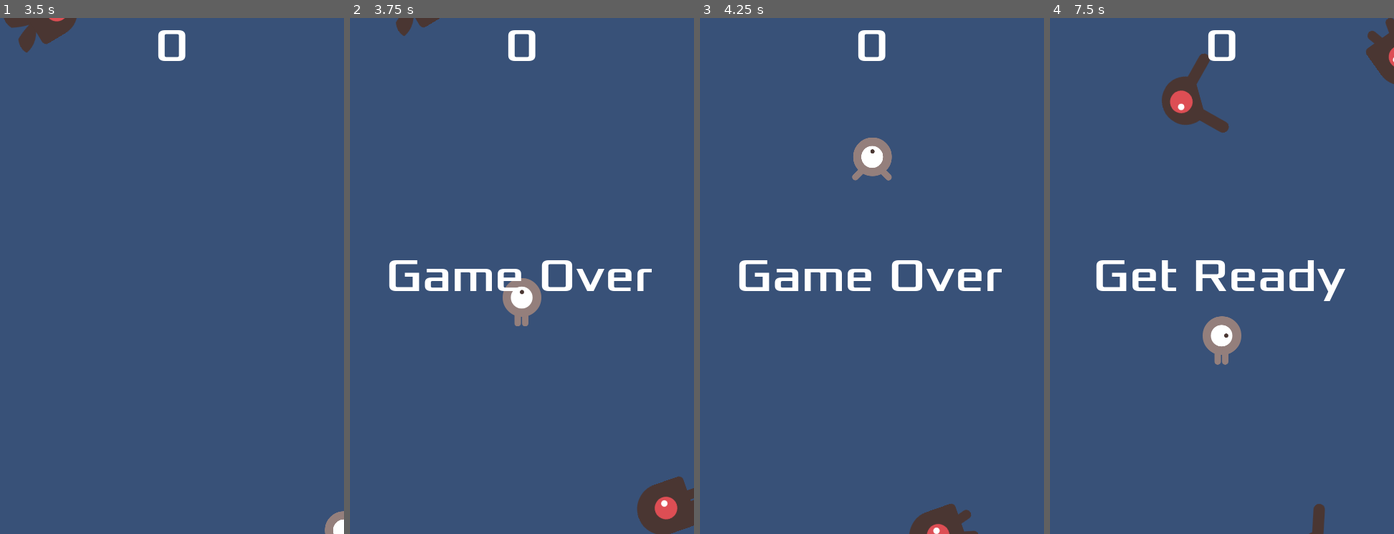
Above: before the commit, frames 1-4 (left to right).
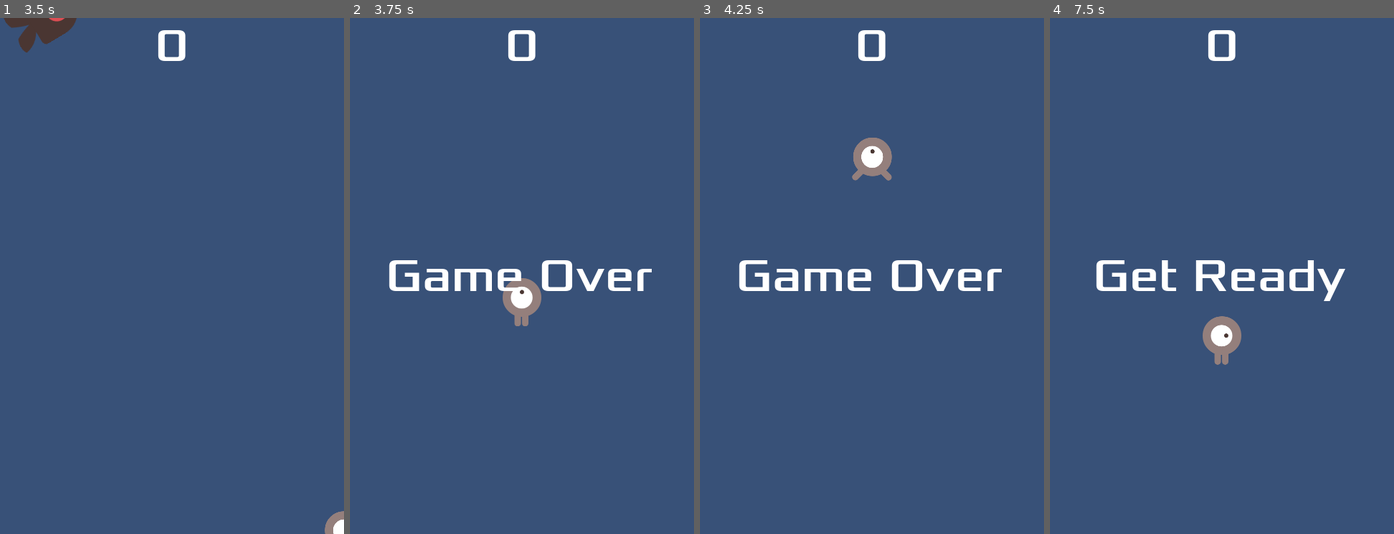
Above: after the commit, the same moments.

Repository: Juniper19/game-1-tutorial
Game: Godot game, scene res://main.tscn
The game is run twice, just before and just after one commit, with the same random seed, the same clock (stepped at 60 frames per second) and the same inputs.
Inputs:
- Up to frame 1 (3.5 s): click "Start" at 0.5 s; tap Enter at 1.25 s; hold Right (move_right) 1.28-2.03 s; hold Down (move_down) 2.03-2.78 s; hold Right (move_right) from 2.78 s (still down)
- Up to frame 2 (3.75 s): release Right (move_right) at 3.53 s; hold Up (move_up) from 3.53 s (still down)
- Up to frame 3 (4.25 s): keep holding Up (move_up)
- Up to frame 4 (7.5 s): release Up (move_up) at 4.28 s; hold Left (move_left) 4.28-5.78 s; hold Down (move_down) 5.78-6.53 s; hold Right (move_right) 6.53-7.25 s; click "Start" at 7.25 s

Frame 1 is identical in both runs. In frame 2, 1.7% of the frame differs, in the area x 13-100%, y 0-100%; in frame 3, 0.7%; in frame 4, 2.1%, in the area x 32-100%, y 0-100%.

Commit message:
she works

Diff:
--- a/main.gd
+++ b/main.gd
@@ -15,6 +15,8 @@
 
 	$HUD.update_score(score)
 	$HUD.show_message("Get Ready")
+
+	get_tree().call_group("mobs", "queue_free")
 
 func _ready():
 	pass
--- a/project.godot
+++ b/project.godot
@@ -21,10 +21,6 @@
 window/size/viewport_height=720
 window/stretch/mode="canvas_items"
 
-[global_group]
-
-mobs=""
-
 [input]
 
 move_right={
